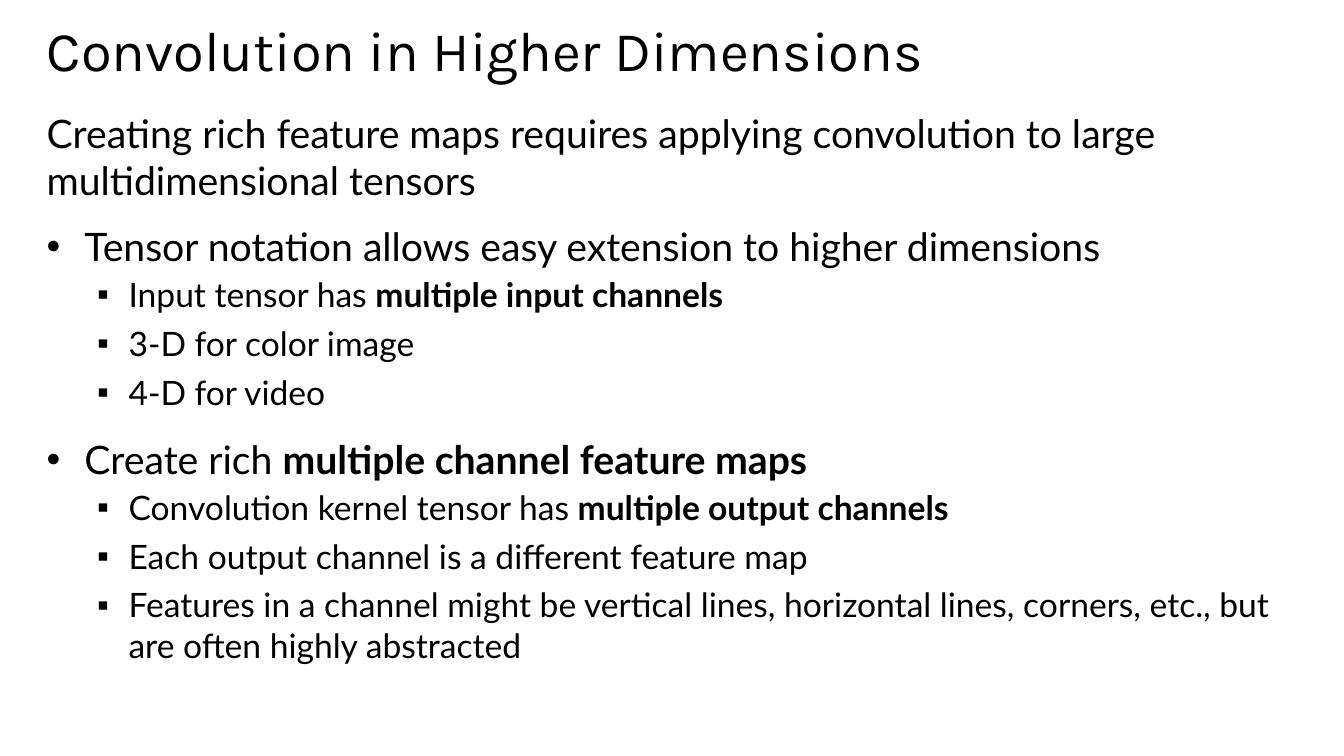
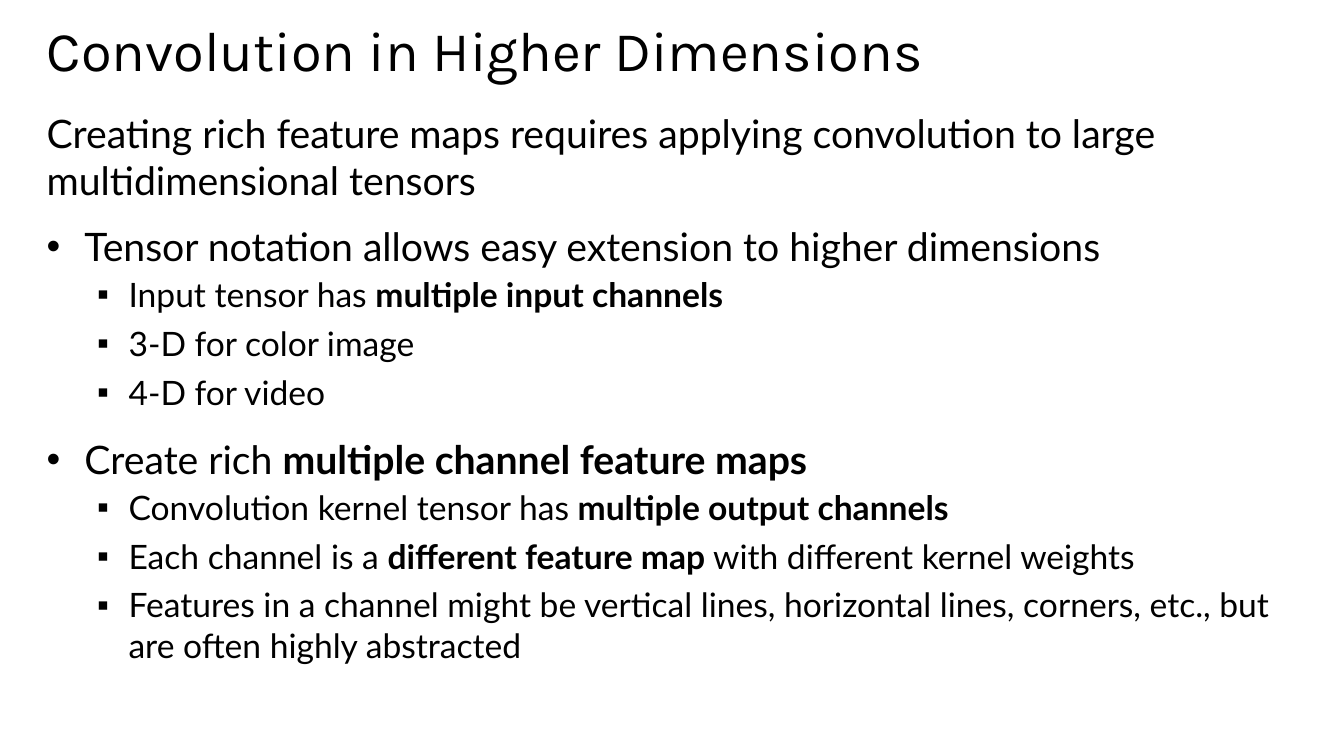
Before and after one commit to StephenElston/CSCI-E25, a slide deck: slide 11 of Slides/6_ConvolutionalNNs.pptx. Drawn at 1344x756 pixels with LibreOffice and Linux fonts; fonts in the diff are those of the drawing. Boxes give left, top, right and bottom in pixels: in the first picture for what was removed or moved away, otherwise in the second. Text is boxed around its words. In the diff, an @@ line names an element or a change of style, - is before the commit and + after.

```diff
--- a/Slides/6_ConvolutionalNNs.pptx
+++ b/Slides/6_ConvolutionalNNs.pptx
@@ text at [129,544,1135,575]: text changed @@
-  ▪ Each output channel is a different feature map
+  ▪ Each channel is a different feature map with different kernel weights
```
Also in this commit, not shown: 3 other slides changed.
